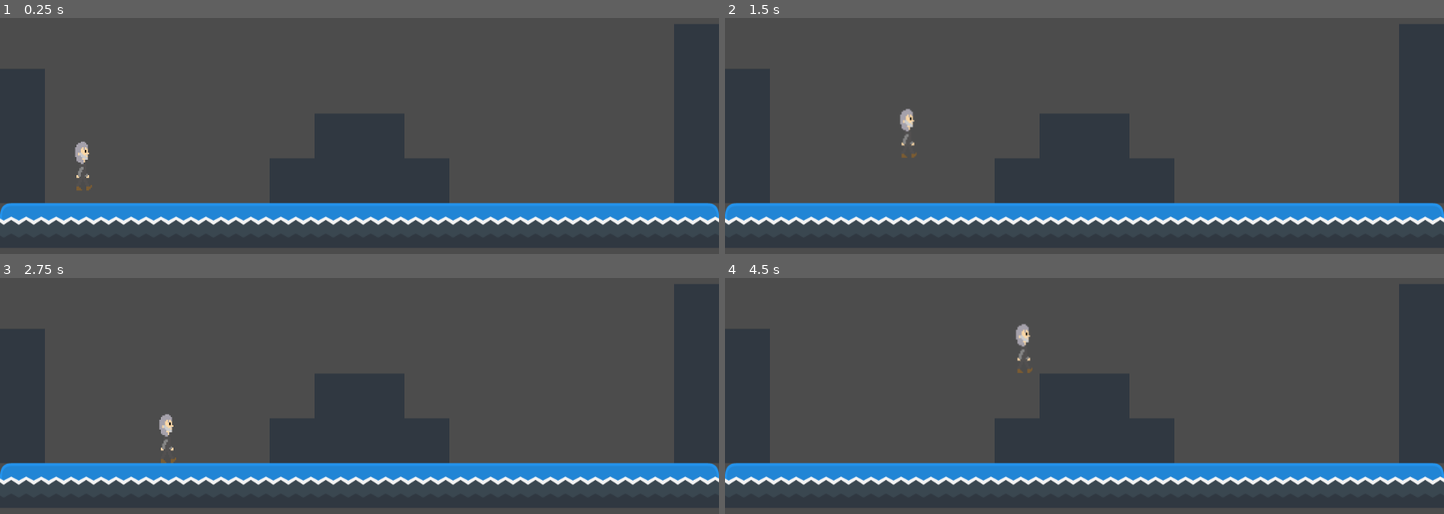
Above: before the commit, frames 1-4 (two rows, left to right).
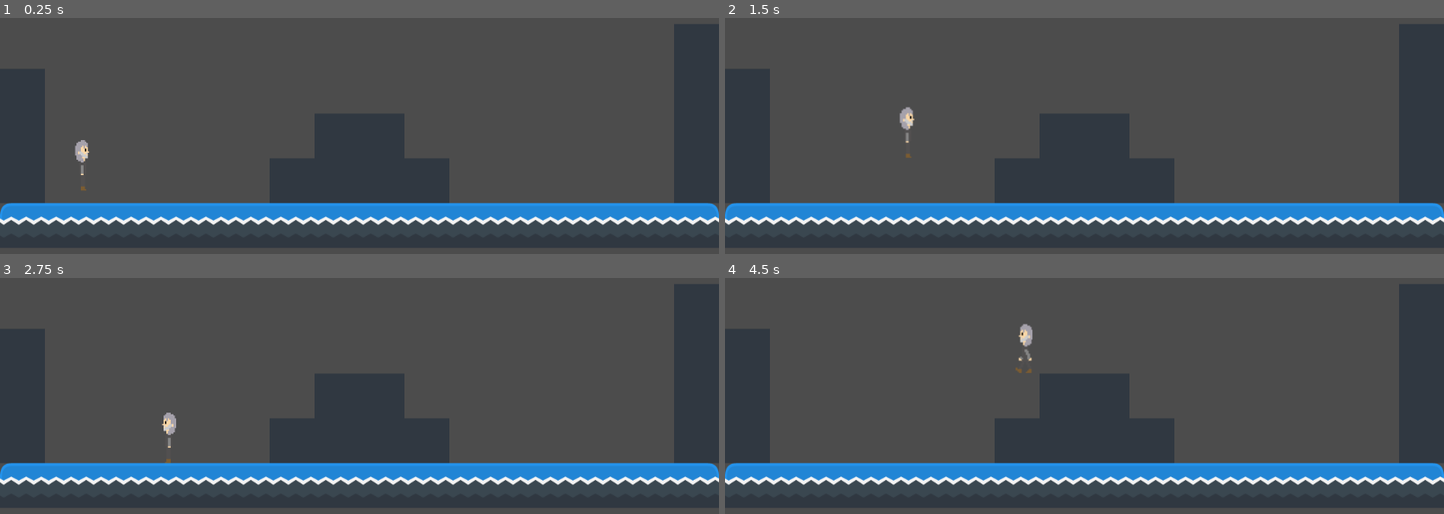
Above: after the commit, the same moments.

Repository: bsu-cs315/P2-djisenberg
Game: Godot game, scene res://World.tscn
The game is run twice, just before and just after one commit, with the same random seed, the same clock (stepped at 60 frames per second) and the same inputs.
Inputs:
- Up to frame 1 (0.25 s): no input
- Up to frame 2 (1.5 s): hold Right (move_right) from 0.53 s (still down); tap Up (move_up) at 0.77 s
- Up to frame 3 (2.75 s): tap Up (move_up) at 1.52 s; release Right (move_right) at 2.03 s; hold Left (move_left) from 2.03 s (still down)
- Up to frame 4 (4.5 s): release Left (move_left) at 2.78 s; hold Right (move_right) 2.78-4.28 s; tap Up (move_up) at 3.02, 3.77 s; hold Left (move_left) from 4.28 s (still down)

The runs differ from the first frame. In frame 1, 0.1% of the frame differs, in the area x 10-13%, y 51-74%; in frame 2, 0.1%; in frame 3, 0.2%, in the area x 22-25%, y 57-79%; in frame 4, 0.2%.

Commit message:
Add walk animation

Diff:
--- a/project/Player.gd
+++ b/project/Player.gd
@@ -4,14 +4,12 @@
 var _speed := 150
 var _gravity := 600
 var _jump_impulse := 300
-# Called when the node enters the scene tree for the first time.
+
+onready var _sprite := find_node("AnimatedSprite")
+
 func _ready():
-	pass # Replace with function body.
+	pass
 
-
-# Called every frame. 'delta' is the elapsed time since the previous frame.
-#func _process(delta):
-#	pass
 
 
 func _physics_process(delta):
@@ -31,3 +29,15 @@
 
 # warning-ignore:return_value_discarded
 	move_and_slide(_velocity, Vector2.UP)
+
+
+	if not _velocity.x == 0:
+		_sprite.playing = true
+	else:
+		_sprite.playing = false
+		_sprite.frame = 0
+
+	if input.x < 0:
+		_sprite.scale.x = -1
+	elif input.x > 0:
+		_sprite.scale.x =1
--- a/project/Player.tscn
+++ b/project/Player.tscn
@@ -42,4 +42,3 @@
 [node name="AnimatedSprite" type="AnimatedSprite" parent="."]
 frames = SubResource( 5 )
 animation = "Player_walk_large"
-frame = 3
